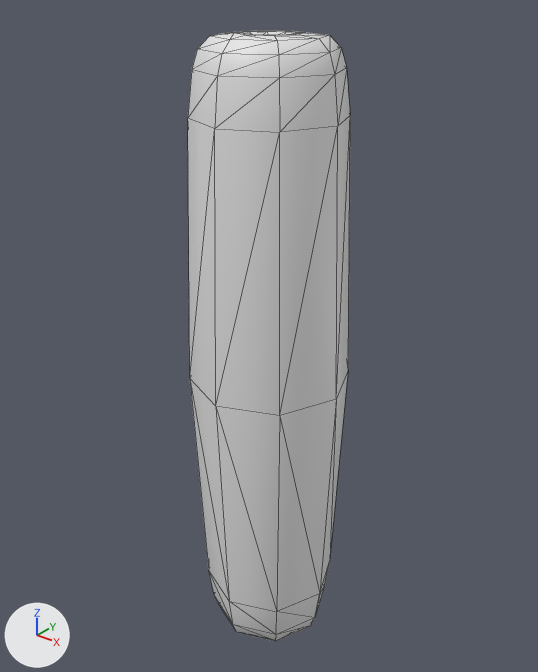
One commit to the glTF model assets/models/world_frozen/ice_tunnel.glb: the scene before it, then after it.
Rendered twice from a camera (50 mm lens) standing at (41.4, -51.7, 4.6) and looking at (-1.1, 1.4, -28.4). The axes (+X, +Y, +Z) are drawn at lower left. The lights are the same throughout. Mesh edges are drawn as thin lines. Where no turn or scale is listed for an object, it has been applied to the vertices. Vertices at the same position are counted once.

In view in the first picture: 'IceTunnel-col'.
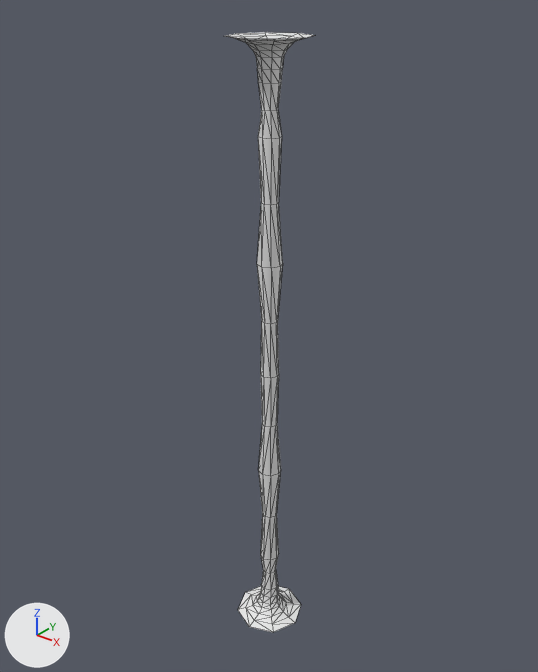
Where the change shows, as pixel boxes [x1, y1, x2, y2] in the pictures (538 x 672 px):
'IceTunnel-col', reshaped (45% narrower)
    before: [188, 30, 350, 641]
    after: [226, 32, 314, 632]

What the commit changed:
me_icetunnel is used by ob_icetunnel_col; location (0.0, 0.1, -31.8).
me_icetunnel had 272 vertices, 544 faces and spanned x -8.1..8.1, y -8.1..8.1, z -32.0..32.0.
me_icetunnel now has 200 vertices, 384 faces and spans x -3.8..3.8, y -3.8..3.8, z -31.8..31.8.
Part 1, on me_icetunnel:
88 vertices are removed from x -8.1..8.1, y -8.1..8.1, z -32.0..32.0.
192 faces are deleted.
64 vertices move from x -2.2..2.2, y -2.2..2.2, z -32.0..32.0 to x -2.8..2.8, y -2.8..2.8, z -31.6..31.6.
16 vertices are added at x -3.8..3.8, y -3.8..3.8, z -31.8..31.8.
32 new faces join them.
